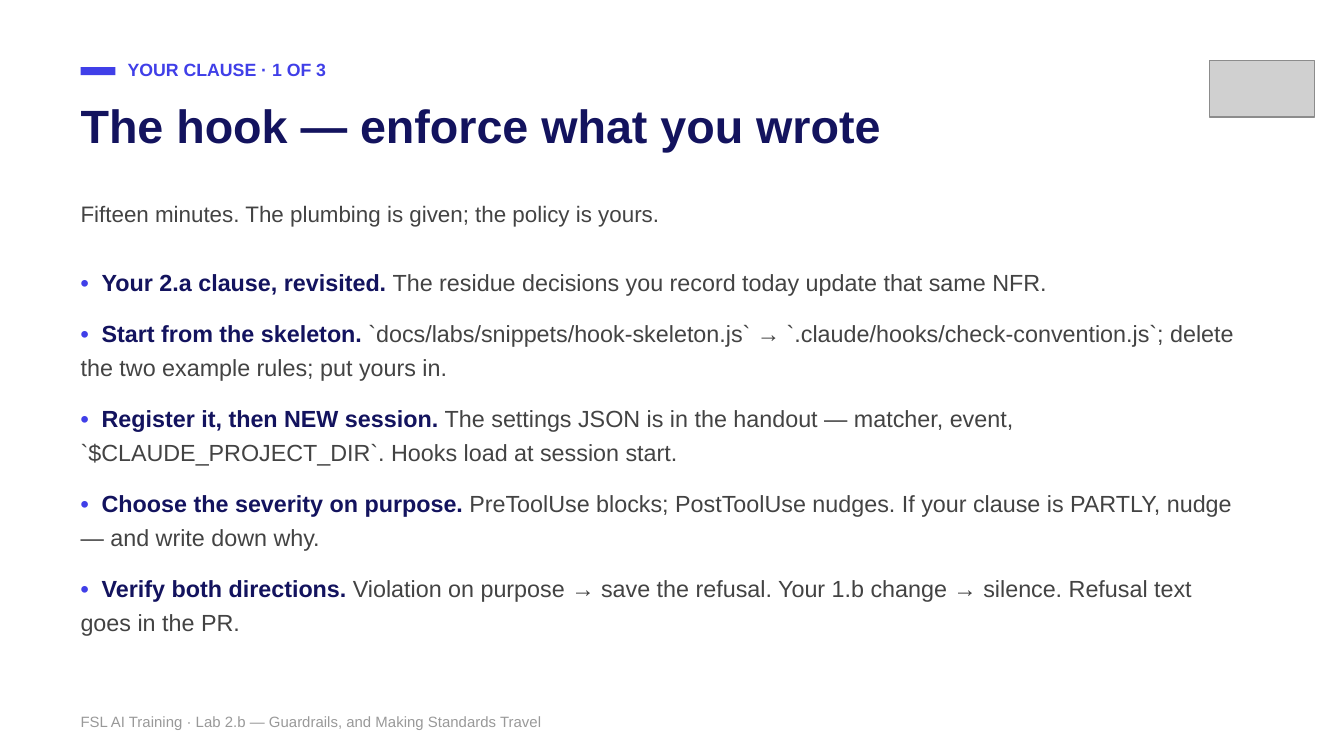
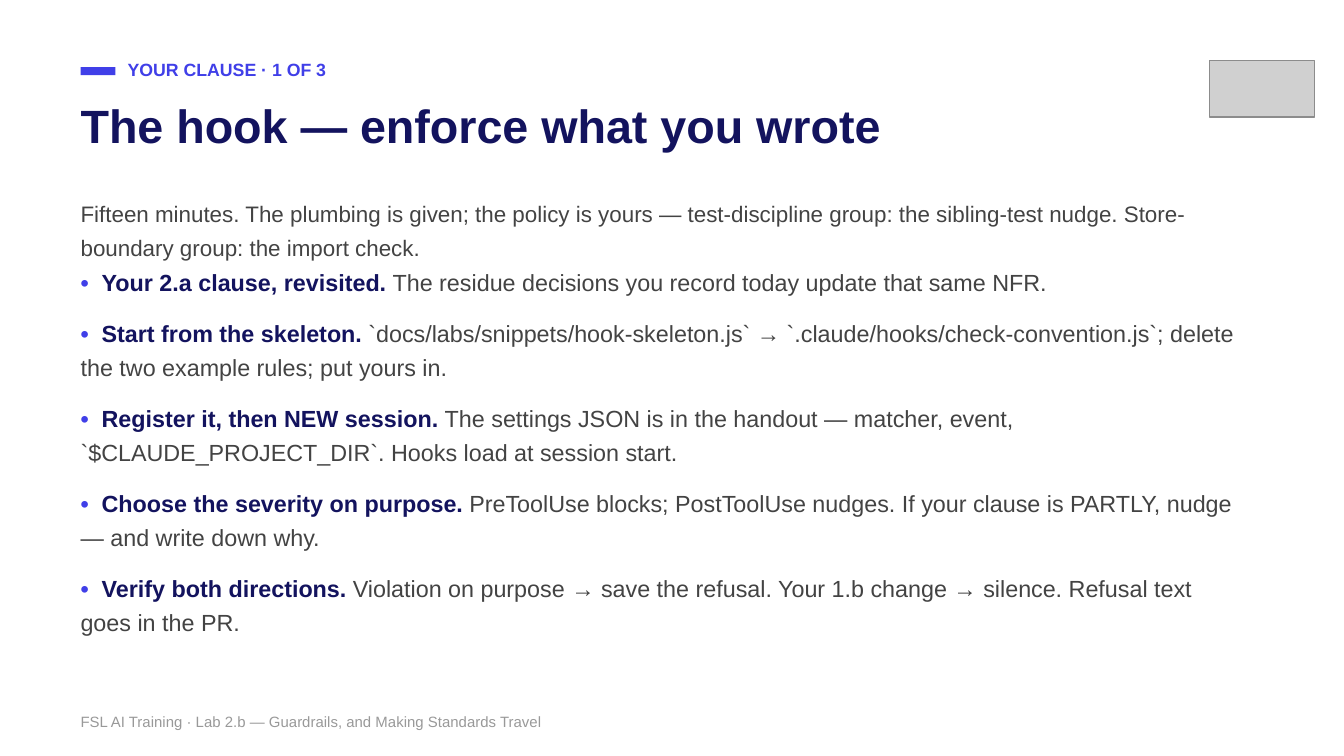
Before and after one commit to mike-tajmajer-fullstacklabs/fsl-taskboard-lab, a slide deck: slide 20 of docs/instructor/lab-2b-guardrails.pptx (slide 19 before the commit). Drawn at 1344x756 pixels with LibreOffice and Linux fonts; fonts in the diff are those of the drawing; grey boxes stand for pictures. Boxes give left, top, right and bottom in pixels: in the first picture for what was removed or moved away, otherwise in the second. Text is boxed around its words. In the diff, an @@ line names an element or a change of style, - is before the commit and + after.

```diff
--- a/docs/instructor/lab-2b-guardrails.pptx
+++ b/docs/instructor/lab-2b-guardrails.pptx
@@ text at box(81, 205, 1185, 261): text changed @@
-Fifteen minutes. The plumbing is given; the policy is yours.
+Fifteen minutes. The plumbing is given; the policy is yours — test-discipline group: the sibling-test nudge. Store-boundary group: the import check.
```
Also in this commit, not shown: 4 other slides changed, 1 slide added, 10 other files.
